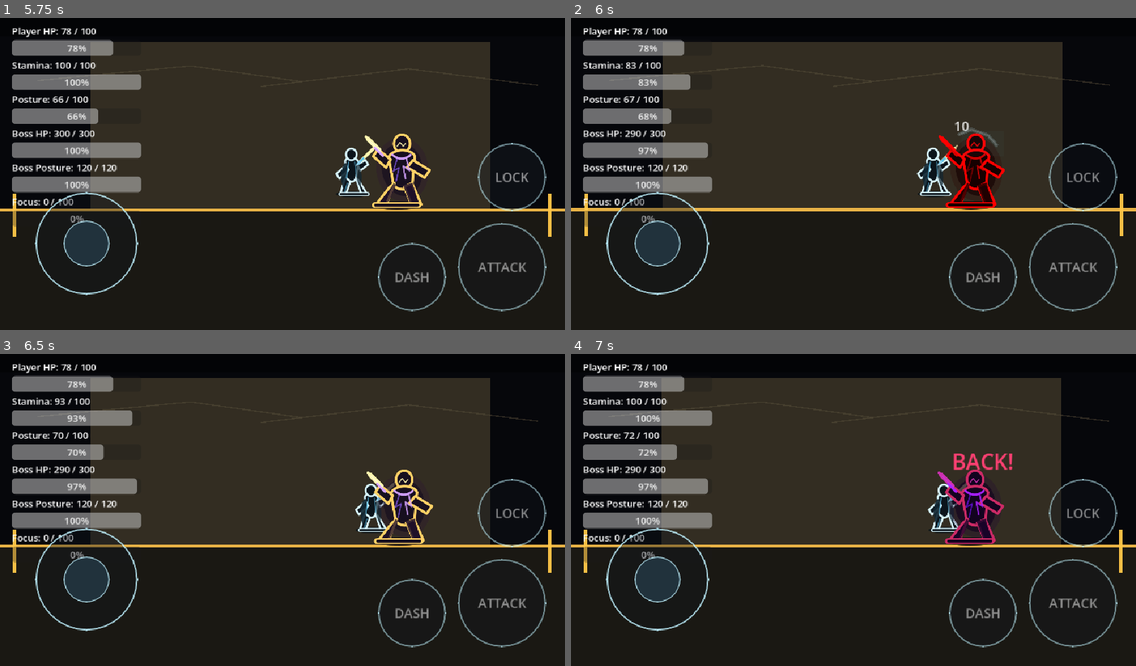
Above: before the commit, frames 1-4 (two rows, left to right).
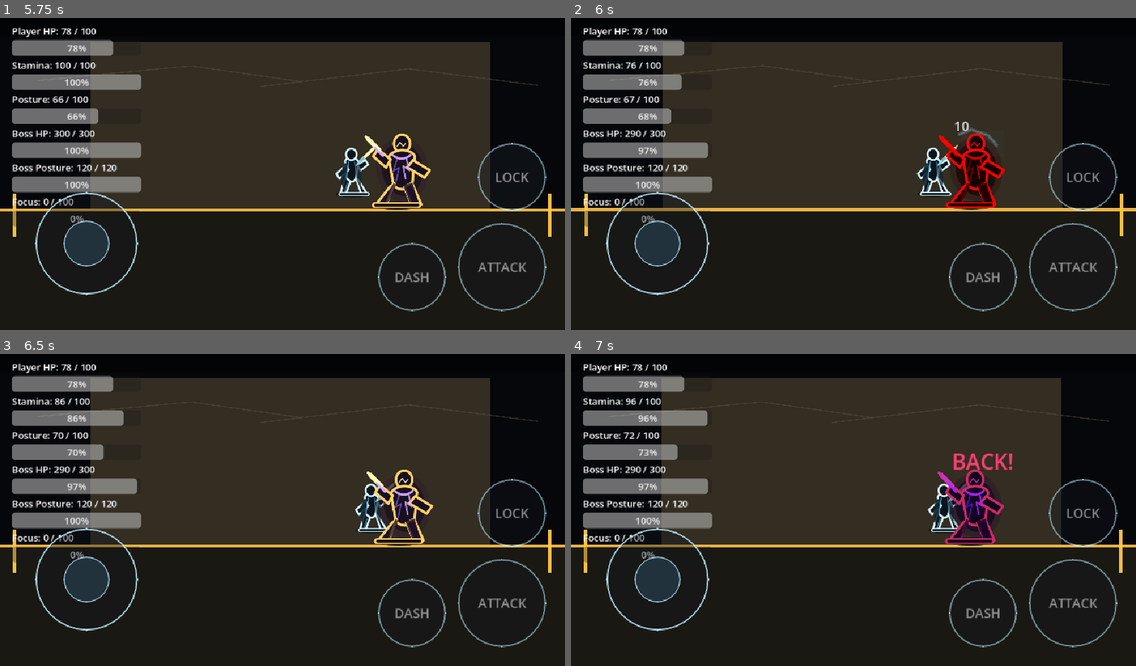
Above: after the commit, the same moments.

Repository: shanwinder/lastblade
Game: Godot game, scene res://scenes/main/BossBrokenMaster.tscn
Two runs of this game, one before a commit and one after it. Both use one fixed random seed, a clock stepped at 60 frames per second and the inputs below.
Inputs (mouse positions are in pixels of both pictures, inside the frame that each line leads up to):
- Up to frame 1 (5.75 s): click "START" at 0.5 s; click "SKIP" at 1.25 s; click "SKIP" at 2 s; click "ATTACK" at 2.75 s; click "DASH" at 3.5 s; click "LOCK" at 4.25 s; click "LOCKED" at 5 s
- Up to frame 2 (6 s): tap Enter at 5.75 s; move the mouse to (977, 155) at 5.77 s; hold Right (ui_right) from 5.78 s (still down); tap A (attack) at 5.85 s; click (977, 155) at 5.92 s
- Up to frame 3 (6.5 s): keep holding Right (ui_right)
- Up to frame 4 (7 s): release Right (ui_right) at 6.5 s; drag from (740, 522) to (977, 506) at 6.52 s

Frame 1 is identical in both runs. In frame 2, 0.1% of the frame differs, in the area x 9-22%, y 14-24%; in frame 3, 0.1%; in frame 4, 0.2%, in the area x 9-25%, y 14-34%.

Commit message:
Add movement deflect balance manager to main scene

Diff:
--- a/last-blade-trial/scenes/main/BossBrokenMaster.tscn
+++ b/last-blade-trial/scenes/main/BossBrokenMaster.tscn
@@ -19,6 +19,7 @@
 [ext_resource type="Script" uid="uid://emndjwk0eht3" path="res://run_metrics_manager.gd" id="17_run_metrics"]
 [ext_resource type="Script" uid="uid://rqfjmafhjd2l" path="res://arena_visual_manager.gd" id="18_arena_visual"]
 [ext_resource type="Script" uid="uid://df2gy120xyt2u" path="res://boss_grab_balance_manager.gd" id="19_grab"]
+[ext_resource type="Script" path="res://movement_deflect_balance_manager.gd" id="20_deflect_balance"]
 
 [sub_resource type="RectangleShape2D" id="RectangleShape2D_nha0i"]
 size = Vector2(32, 32)
@@ -40,7 +41,7 @@
 [node name="Player" type="CharacterBody2D" parent="." unique_id=220317986]
 position = Vector2(576, 324)
 script = ExtResource("2_mknfb")
-movement_deflect_requires_new_input = false
+movement_deflect_requires_new_input = true
 
 [node name="Sprite2D" type="Sprite2D" parent="Player" unique_id=1611597603]
 scale = Vector2(0.75, 0.75)
@@ -60,6 +61,21 @@
 
 [node name="CollisionShape2D" type="CollisionShape2D" parent="Player/Hurtbox" unique_id=175929038]
 shape = SubResource("RectangleShape2D_32k8f")
+
+[node name="MovementDeflectBalanceManager" type="Node" parent="."]
+script = ExtResource("20_deflect_balance")
+balance_enabled = true
+player_path = NodePath("../Player")
+movement_deflect_stamina_cost = 8.0
+tap_deflect_stamina_cost = 10.0
+movement_deflect_input_cooldown = 0.30
+tap_deflect_input_cooldown = 0.30
+direction_spam_check_window = 1.0
+direction_spam_limit = 4
+direction_spam_posture_damage = 6.0
+direction_spam_deflect_lockout = 0.45
+show_no_stamina_feedback = true
+debug_print_balance = true
 
 [node name="BossBrokenMaster" parent="." unique_id=951068463 instance=ExtResource("4_tedvd")]
 position = Vector2(780, 324)
